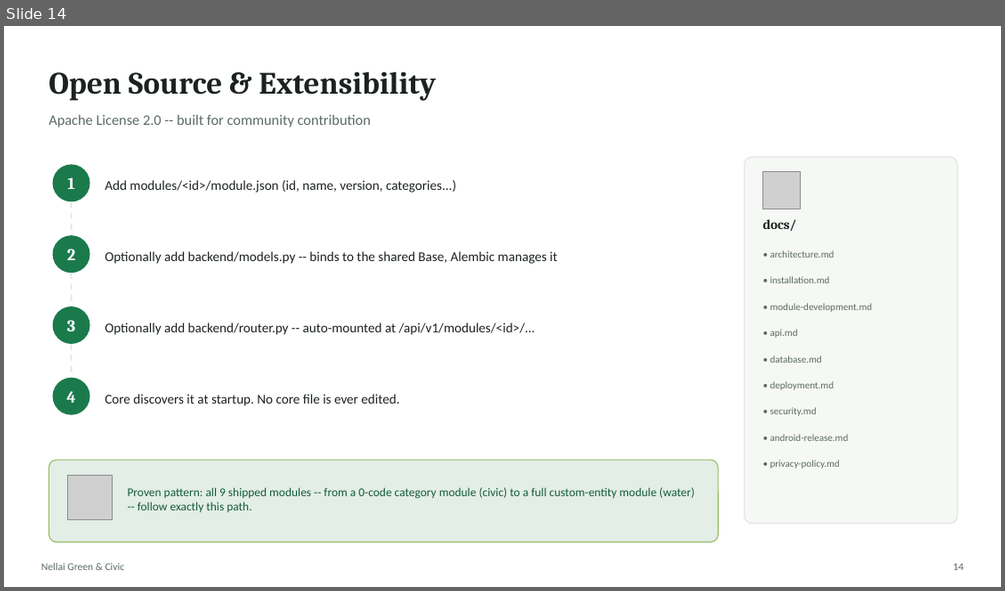
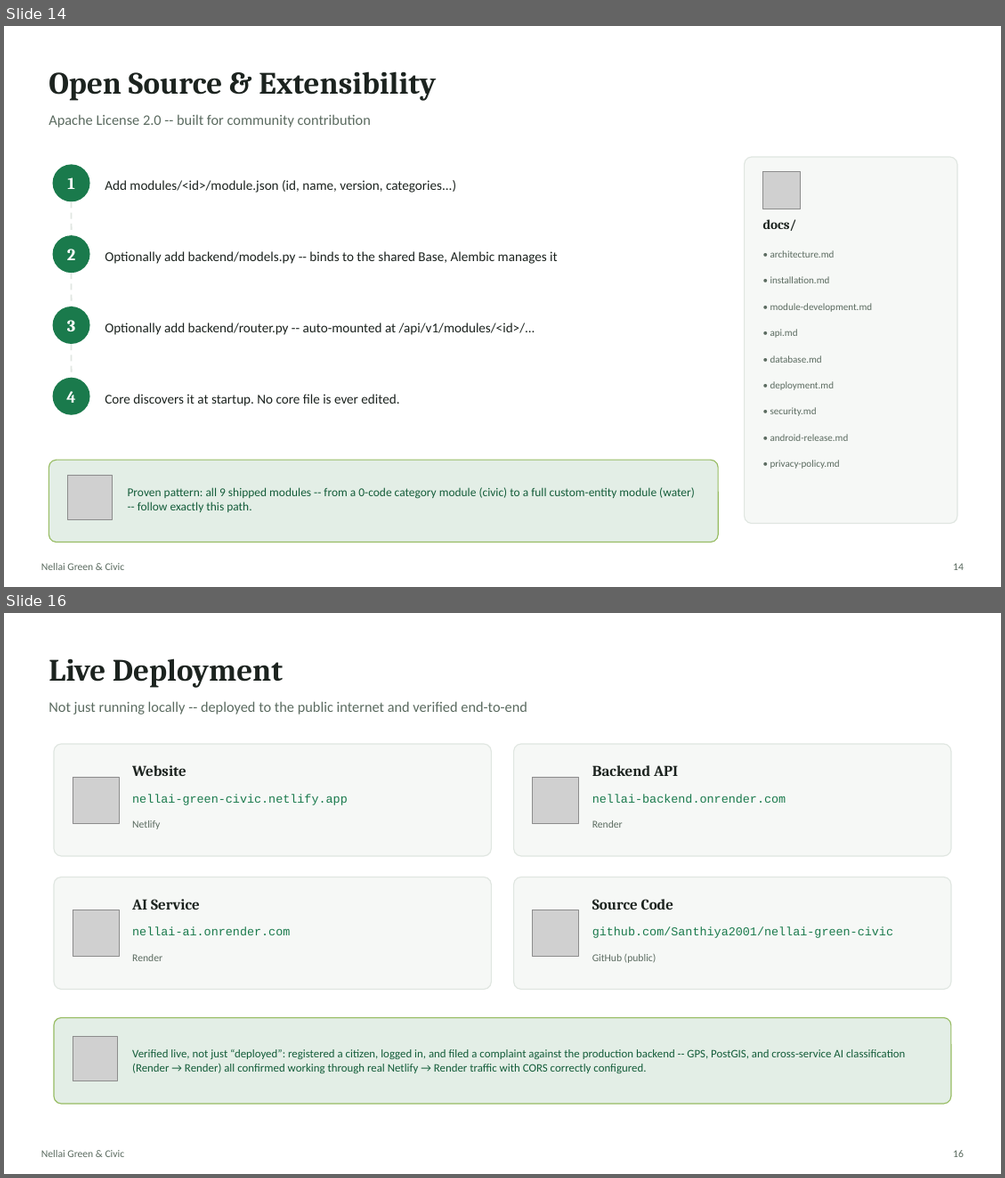
Before and after one commit to Santhiya2001/nellai-green-civic, a slide deck: presentation/Nellai_Green_Civic.pptx. Shown one above the other, each under a label of ours: slide 14 before the commit, slides 14 and 16 after it; the slides between them are not shown. The pictures are 1005x591 and 1005x1178 pixels, drawn with LibreOffice and Linux fonts; fonts in the diff are those of the drawing; grey boxes stand for pictures. Boxes give left, top, right and bottom in pixels: in the first picture for what was removed or moved away, otherwise in the second. Text is boxed around its words. In the diff, an @@ line names an element or a change of style, - is before the commit and + after.

```diff
--- a/presentation/Nellai_Green_Civic.pptx
+++ b/presentation/Nellai_Green_Civic.pptx
@@ slide 16 added at (4, 613, 1001, 1174), background #FFFFFF @@
@@ text added at (48, 658, 283, 688), 30 pt, text #1C231F, bold @@
+Live Deployment
@@ text added at (48, 701, 527, 714), 14 pt, text #5B6B60 @@
+Not just running locally -- deployed to the public internet and verified end-to-end
@@ rounded rectangle added at (54, 744, 492, 856), fill #F6F8F6, outline #E0E6E1 1 pt @@
@@ rounded rectangle added at (514, 744, 952, 856), fill #F6F8F6, outline #E0E6E1 1 pt @@
@@ text added at (132, 765, 186, 776), 14.5 pt, text #1C231F, bold @@
+Website
@@ text added at (592, 765, 678, 776), 14.5 pt, text #1C231F, bold @@
+Backend API
@@ picture added at (73, 777, 119, 823) @@
@@ text added at (132, 794, 348, 805), 11.5 pt, text #1A7A4C @@
+nellai-green-civic.netlify.app
@@ picture added at (533, 777, 579, 823) @@
@@ text added at (592, 794, 785, 803), 11.5 pt, text #1A7A4C @@
+nellai-backend.onrender.com
@@ text added at (132, 820, 160, 829), 10 pt, text #5B6B60 @@
+Netlify
@@ text added at (592, 820, 623, 827), 10 pt, text #5B6B60 @@
+Render
@@ rounded rectangle added at (54, 877, 492, 989), fill #F6F8F6, outline #E0E6E1 1 pt @@
@@ rounded rectangle added at (514, 877, 952, 989), fill #F6F8F6, outline #E0E6E1 1 pt @@
@@ text added at (132, 899, 200, 909), 14.5 pt, text #1C231F, bold @@
+AI Service
@@ text added at (592, 899, 674, 909), 14.5 pt, text #1C231F, bold @@
+Source Code
@@ picture added at (73, 910, 119, 957) @@
@@ text added at (132, 927, 290, 935), 11.5 pt, text #1A7A4C @@
+nellai-ai.onrender.com
@@ picture added at (533, 910, 579, 957) @@
@@ text added at (592, 927, 893, 938), 11.5 pt, text #1A7A4C @@
+github.com/Santhiya2001/nellai-green-civic
@@ text added at (132, 954, 162, 961), 10 pt, text #5B6B60 @@
+Render
@@ text added at (592, 954, 656, 963), 10 pt, text #5B6B60 @@
+GitHub (public)
@@ rounded rectangle added at (54, 1018, 952, 1103), fill #E3EEE6, outline #97BC62 1 pt @@
@@ picture added at (73, 1037, 118, 1081) @@
@@ text added at (132, 1049, 905, 1073), 11 pt, text #135C39 @@
+Verified live, not just “deployed”: registered a citizen, logged in, and filed a complaint against the production backend -- GPS, PostGIS, and cross-service AI classification (Render → Render) all confirmed working through real Netlify → Render traffic with CORS correctly configured.
@@ text added at (41, 1150, 125, 1157), 10 pt, text #5B6B60 @@
+Nellai Green & Civic
@@ text added at (953, 1150, 963, 1157), 10 pt, text #5B6B60 @@
+16
```
Also in this commit, not shown: 2 slides changed.
